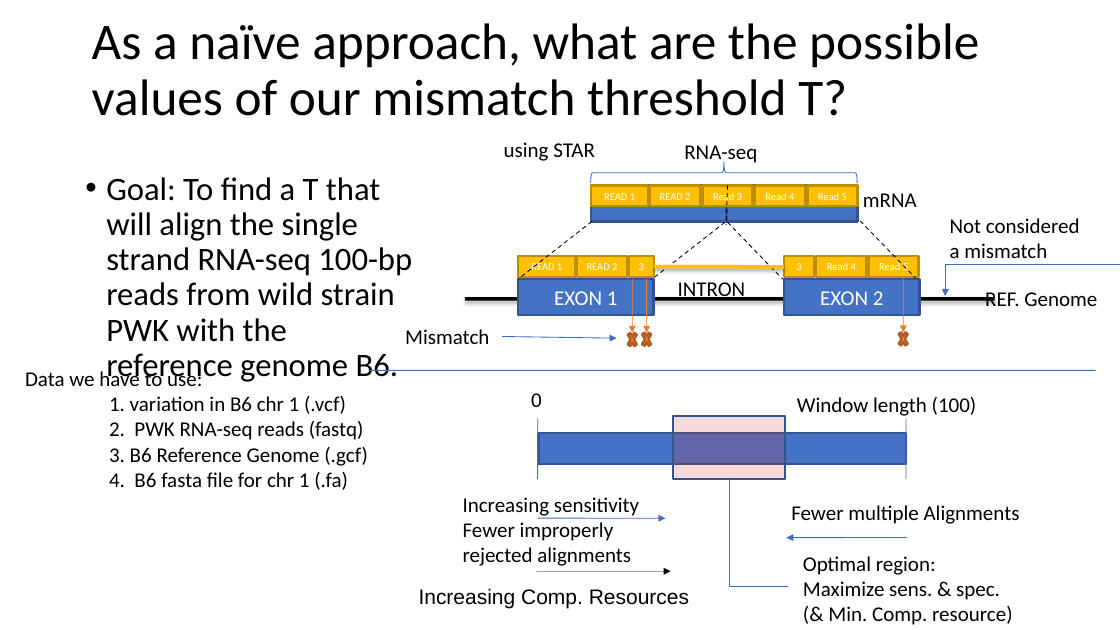
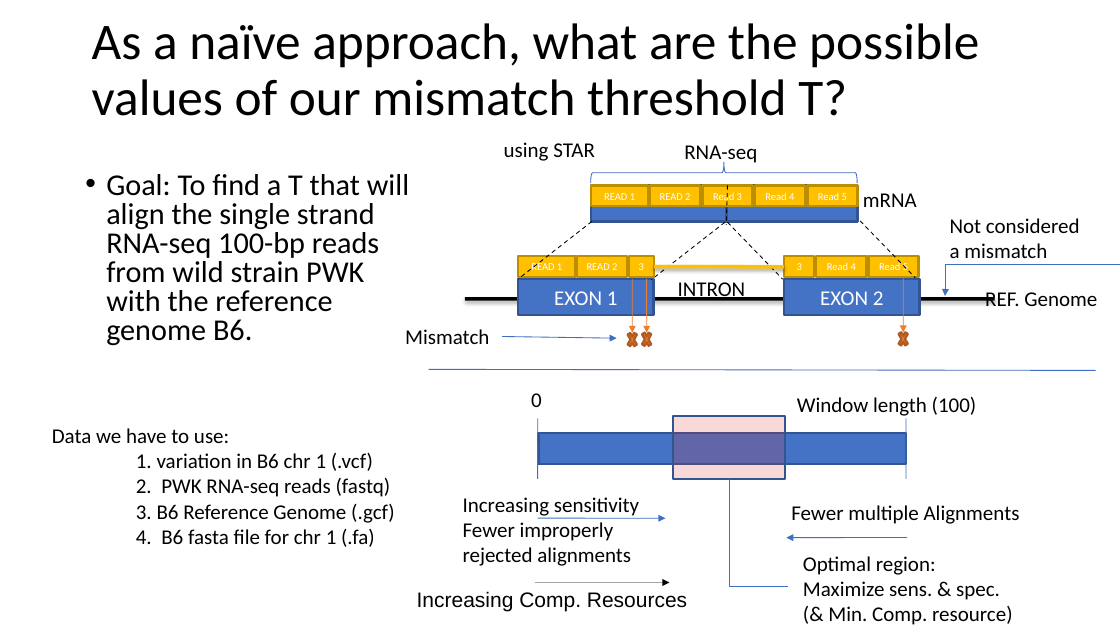
Before and after one commit to nathanieljevans/BMI650, a slide deck: slide 2 of FINAL_PROJECT/Algorithms_Final_Project.pptx. Drawn at 1120x630 pixels with LibreOffice and Linux fonts; fonts in the diff are those of the drawing. Boxes give left, top, right and bottom in pixels: in the first picture for what was removed or moved away, otherwise in the second. Text is boxed around its words. In the diff, an @@ line names an element or a change of style, - is before the commit and + after.

```diff
--- a/FINAL_PROJECT/Algorithms_Final_Project.pptx
+++ b/FINAL_PROJECT/Algorithms_Final_Project.pptx
@@ text "Goal: To find a T ..." at <box>106,174,409,346</box>: size 28 to 25.9 pt; line spacing 0.9 to 0.8 @@
@@ line moved from (370, 371) - (1096, 371) to (429, 370) - (1096, 371) @@
@@ text "Data we have to use:": place and size @@
-text "Data we have to use:" at <box>25,368,368,490</box>
+text "Data we have to use:" at <box>52,428,395,547</box>
@@ arrow moved from (536, 571) - (670, 571) to (535, 582) - (670, 582) @@
```
Also in this commit, not shown: 2 other slides changed, 2 other files.
